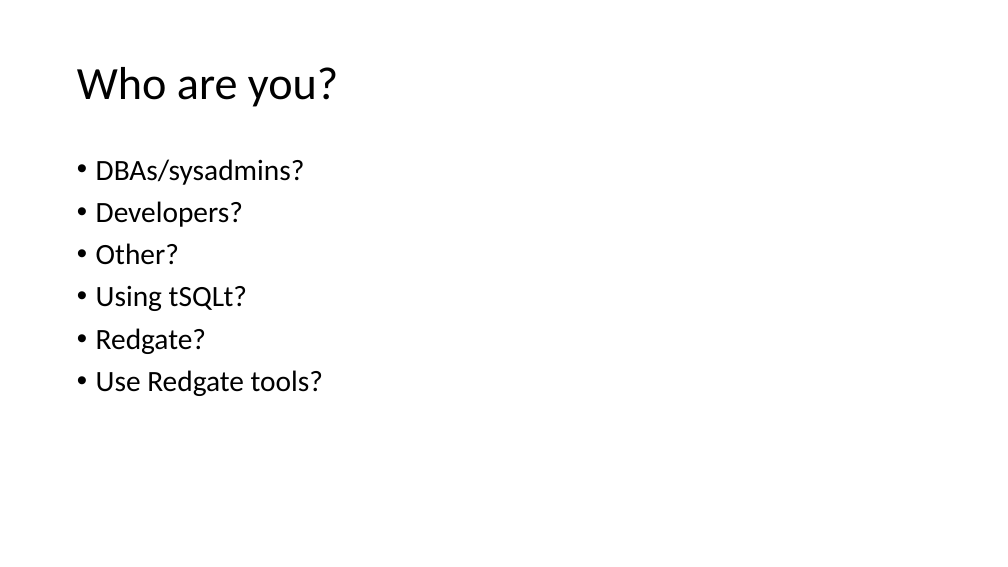
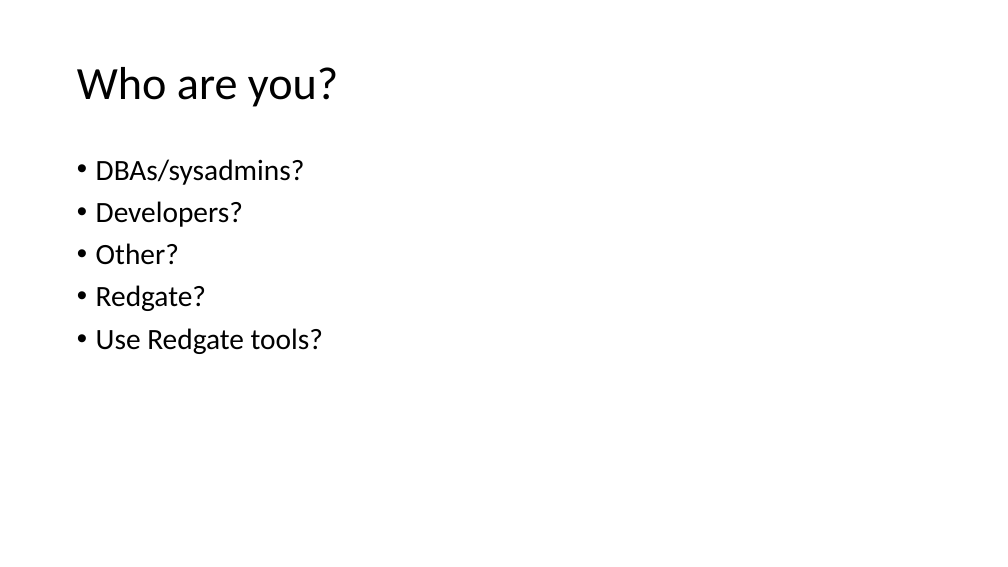
Before and after one commit to way0utwest/EndtoEndEncryptedSQL2016, a slide deck: slide 4 of Getting Started with Encryption in SQL 2016.pptx. Drawn at 1008x567 pixels with LibreOffice and Linux fonts; fonts in the diff are those of the drawing. Boxes give left, top, right and bottom in pixels: in the first picture for what was removed or moved away, otherwise in the second. Text is boxed around its words. In the diff, an @@ line names an element or a change of style, - is before the commit and + after.

Commit message:
misc changes from Co Springs talk

```diff
--- a/Getting Started with Encryption in SQL 2016.pptx
+++ b/Getting Started with Encryption in SQL 2016.pptx
@@ text at bbox=[96, 285, 247, 311]: paragraph removed @@
-• Using tSQLt?
```
